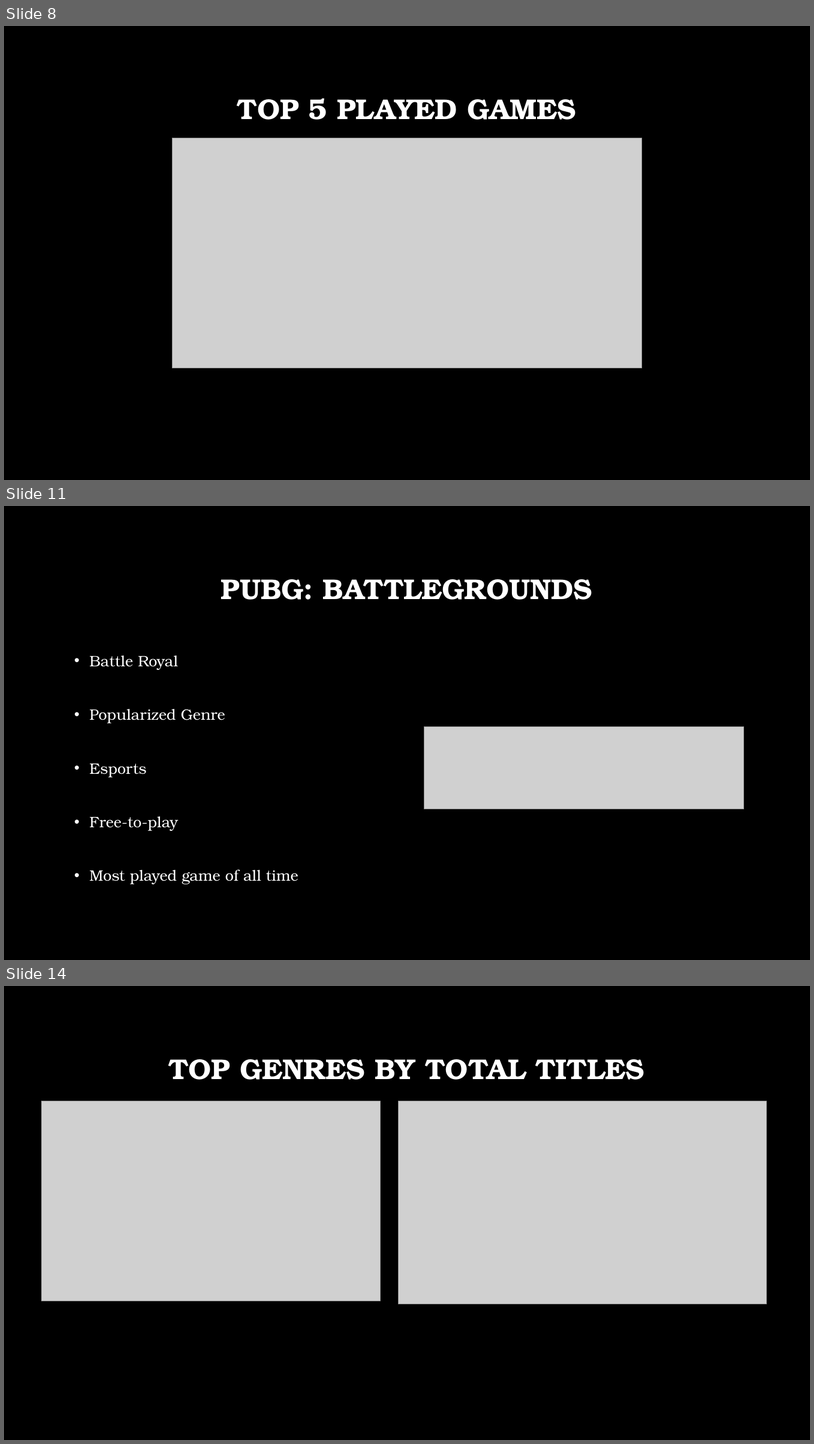
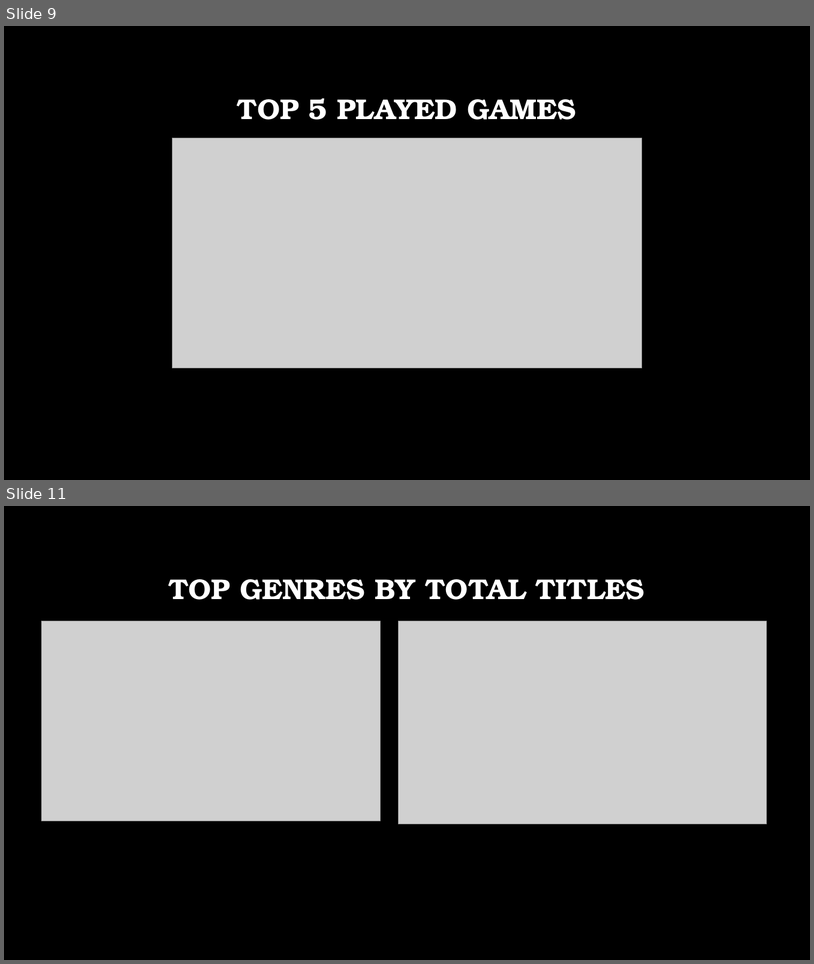
Before and after one commit to JEmmonsJR/SteamAPIAnalysis, a slide deck: SteamCapstone_wTheme.pptx. Shown one above the other, each under a label of ours: slides 8, 11 and 14 before the commit, slides 9 and 11 after it; the slides between them are not shown. The pictures are 814x1444 and 814x964 pixels, drawn with LibreOffice and Linux fonts; fonts in the diff are those of the drawing; grey boxes stand for pictures; background and template pictures are left out. Boxes give left, top, right and bottom in pixels: in the first picture for what was removed or moved away, otherwise in the second. Text is boxed around its words. In the diff, an @@ line names an element or a change of style, - is before the commit and + after.

```diff
--- a/SteamCapstone_wTheme.pptx
+++ b/SteamCapstone_wTheme.pptx
@@ slide 11 removed at [4,506,810,960], background picture (left out) @@
@@ title removed at [221,579,593,600] @@
-PUBG: BATTLEGROUNDS
@@ text removed at [89,655,299,884] @@
-• Battle Royal
-• Popularized Genre
-• Esports
-• Free-to-play
-• Most played game of all time
@@ picture removed at [425,727,744,809] @@
@@ what was slide 8 is now slide 9 @@
@@ what was slide 14 is now slide 11 @@
```
Also in this commit, not shown: 4 slides changed, 2 slides added, 4 other slides removed, 5 other files.
